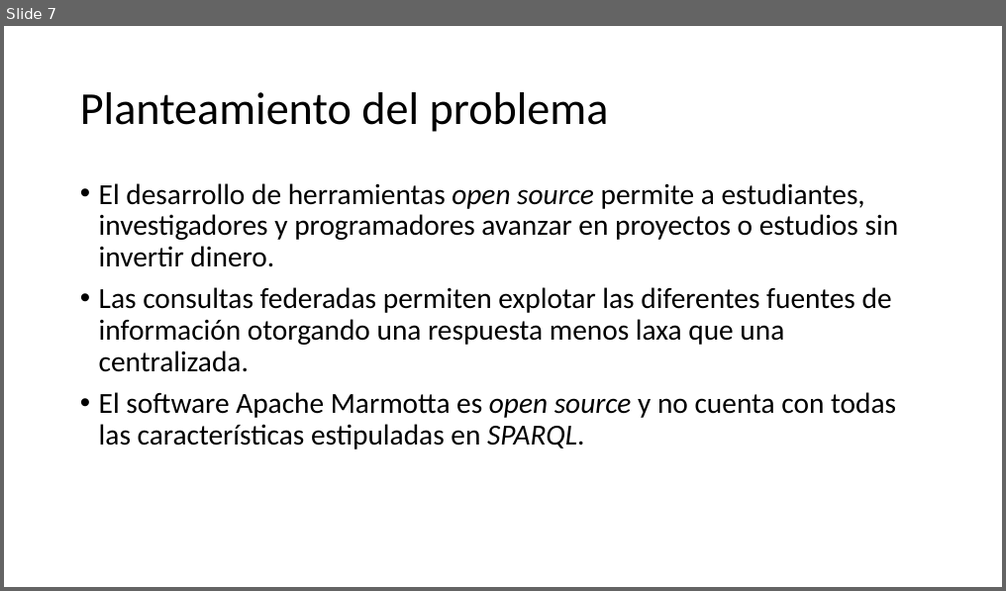
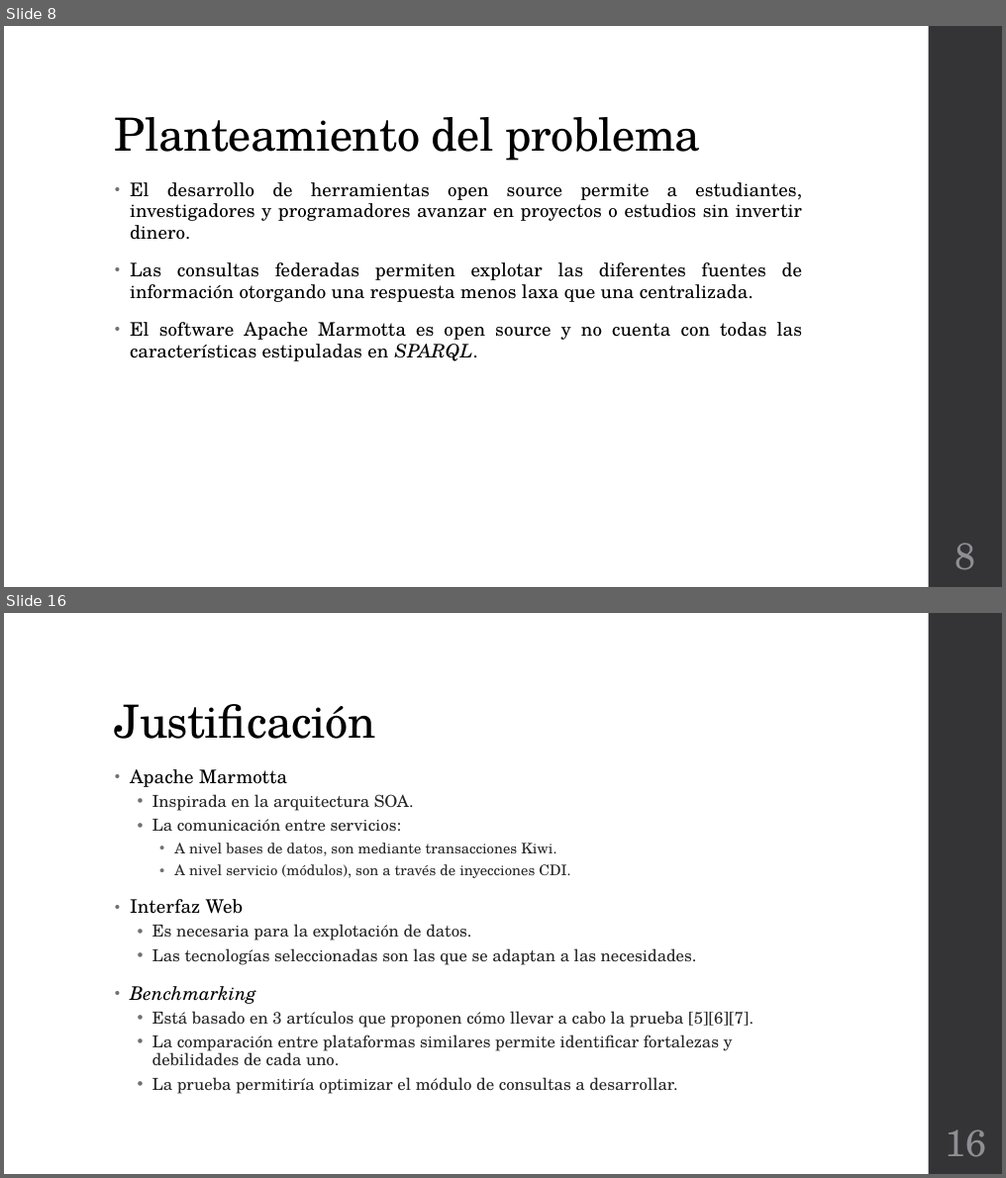
Before and after one commit to Osw1997/Proyecto-Terminal-1, a slide deck: Final/Presentacion.pptx. Shown one above the other, each under a label of ours: slide 7 before the commit, slides 8 and 16 after it; the slides between them are not shown. The pictures are 1006x591 and 1006x1178 pixels, drawn with LibreOffice and Linux fonts; fonts in the diff are those of the drawing. Boxes give left, top, right and bottom in pixels: in the first picture for what was removed or moved away, otherwise in the second. Text is boxed around its words. In the diff, an @@ line names an element or a change of style, - is before the commit and + after.

```diff
--- a/Final/Presentacion.pptx
+++ b/Final/Presentacion.pptx
@@ slide 16 added at [4,613,1002,1174], background #FFFFFF; not listed: 1 template element that a slide beside it also shows @@
@@ title added at [115,704,376,739], 44 pt, text #000000 @@
+Justificación
@@ text added at [130,769,753,1094], 16 pt, text #262626 @@
+• Apache Marmotta
+  • Inspirada en la arquitectura SOA.
+  • La comunicación entre servicios:
+    • A nivel bases de datos, son mediante transacciones Kiwi.
+    • A nivel servicio (módulos), son a través de inyecciones CDI.
+• Interfaz Web
+  • Es necesaria para la explotación de datos.
+  • Las tecnologías seleccionadas son las que se adaptan a las necesidades.
+• Benchmarking
+  • Está basado en 3 artículos que proponen cómo llevar a cabo la prueba [5][6][7].
+  • La comparación entre plataformas similares permite identificar fortalezas y debilidades de cada uno.
+  • La prueba permitiría optimizar el módulo de consultas a desarrollar.
@@ page number added at [944,1130,986,1157], 36 pt, text #8E8E94 @@
+16
@@ what was slide 7 is now slide 8 @@
@@ slide 8 changed as well @@
@@ rectangle added at [929,26,1002,587], fill #353537 @@
@@ title "Planteamiento del problema": place and size @@
-title "Planteamiento del problema" at [80,92,609,132]
+title "Planteamiento del problema" at [115,117,701,161]
@@ title "Planteamiento del problema" at [115,117,701,161]: font Calibri to TeX Gyre Schola, letter spacing 0 to -0.5 pt; vertical alignment middle to bottom @@
@@ text "El desarrollo de herramientas open ...": place and size @@
-text "El desarrollo de herramientas open ..." at [99,183,899,450]
+text "El desarrollo de herramientas open ..." at [130,182,802,362]
@@ text "El desarrollo de herramientas open ..." at [130,182,802,362]: size 28 to 18 pt, font Calibri to TeX Gyre Schola, letter spacing 0 to 0.1 pt; italic off in "open source", "open source"; alignment left to justified; indent changed; line spacing 0.9 to 0.95; more space between paragraphs @@
@@ page number added at [955,543,976,570], 36 pt, text #8E8E94 @@
+8
```
Also in this commit, not shown: 13 other slides changed, 12 other slides added, 4 slides removed, 2 other files.
